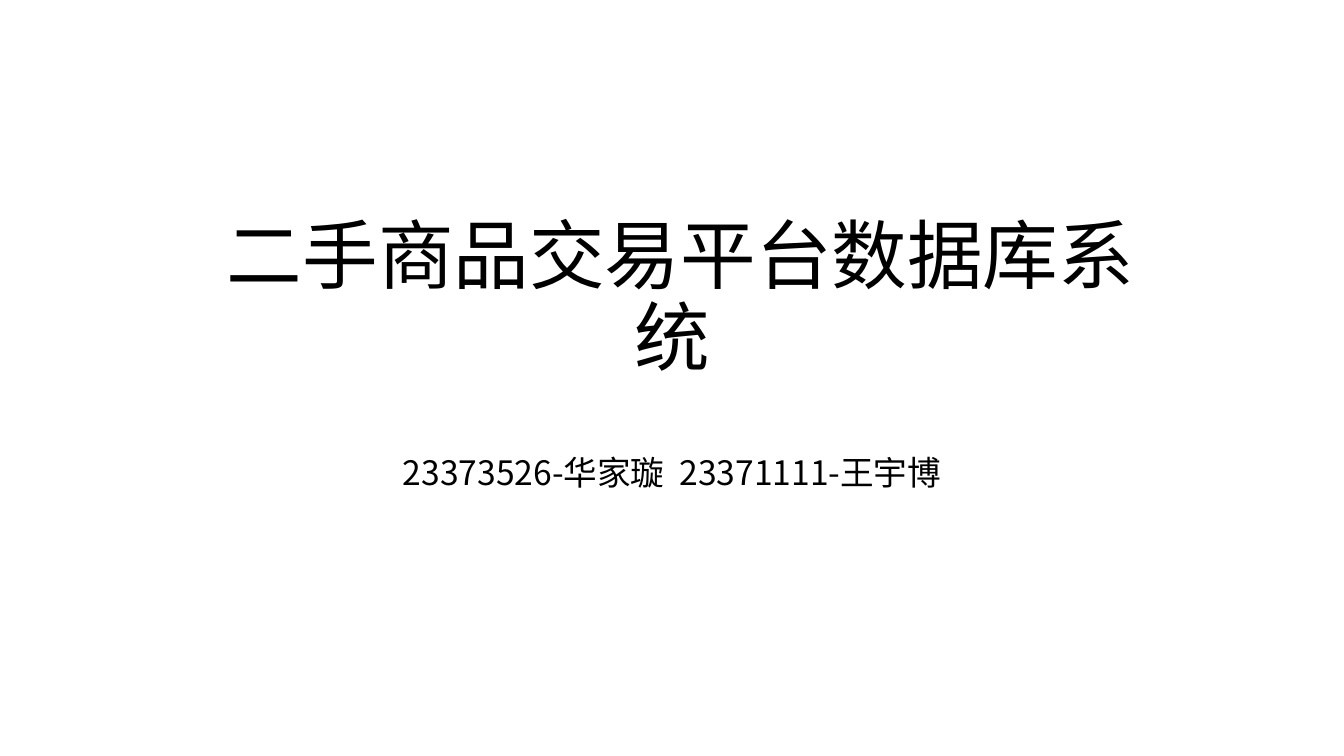
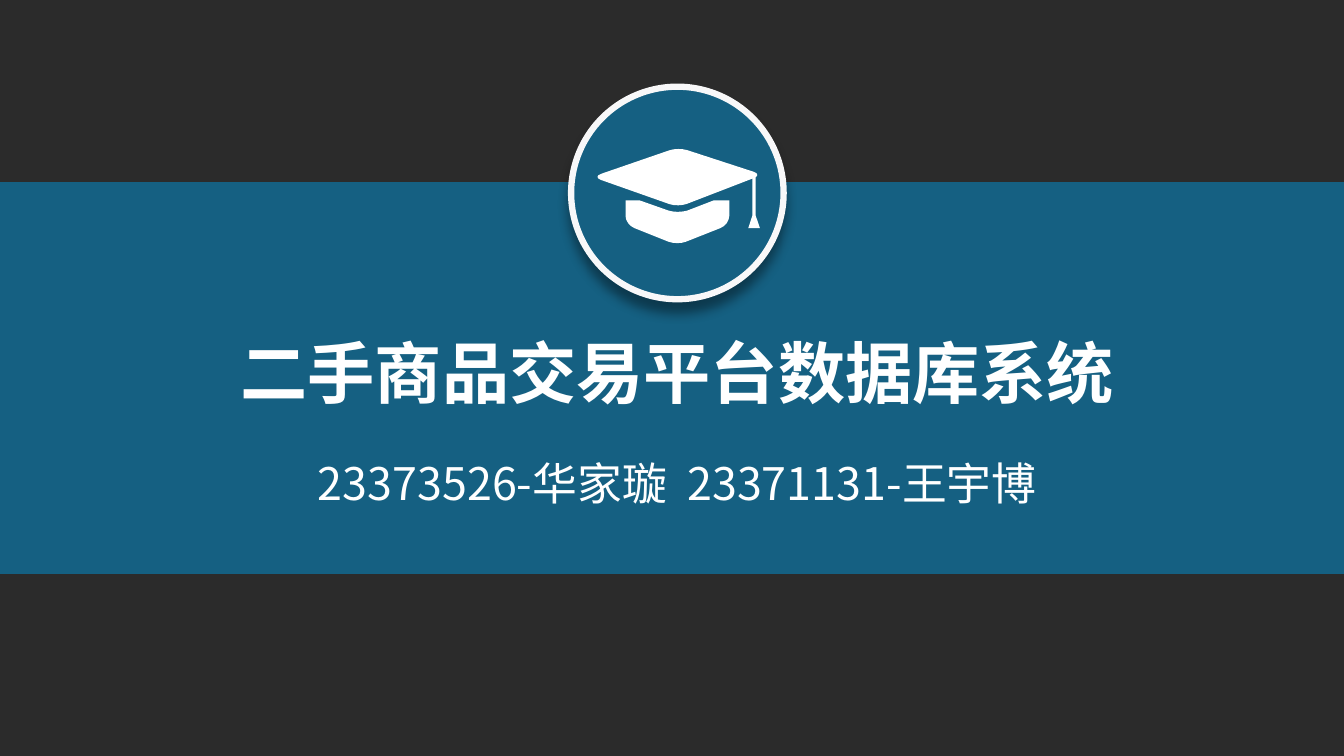
Before and after one commit to XiaCang/BuaaDB, a slide deck: slide 1 of doc/答辩.pptx. Drawn at 1344x756 pixels with LibreOffice and Linux fonts; fonts in the diff are those of the drawing; background and template pictures are left out; a plain dark background stands for a picture behind light text. Boxes give left, top, right and bottom in pixels: in the first picture for what was removed or moved away, otherwise in the second. Text is boxed around its words. In the diff, an @@ line names an element or a change of style, - is before the commit and + after.

```diff
--- a/doc/答辩.pptx
+++ b/doc/答辩.pptx
@@ background #FFFFFF to picture (left out) @@
@@ ellipse added at [572, 87, 784, 299], fill #156082, outline #F8F8F9 4.5 pt @@
@@ freeform shape added at [598, 149, 760, 243], fill #FFFFFF @@
@@ rectangle added at [0, 182, 1344, 575], fill #156082 @@
@@ text "二手商品交易平台数据库系统": place and size @@
-text "二手商品交易平台数据库系统" at [227, 219, 1134, 371]
+text "二手商品交易平台数据库系统" at [241, 340, 1114, 405]
@@ text "二手商品交易平台数据库系统" at [241, 340, 1114, 405]: size 54 to 48 pt, text colour #000000 to #FFFFFF, bold on; line spacing 0.9 to 1; vertical alignment bottom to top @@
@@ text at [318, 462, 1036, 504]: text changed; size 24 to 32 pt; text colour #000000 to #FFFFFF @@
-23373526-华家璇 23371111-王宇博
+23373526-华家璇 23371131-王宇博
```
Also in this commit, not shown: 12 other slides changed, 7 slides added, 2 slides removed.
